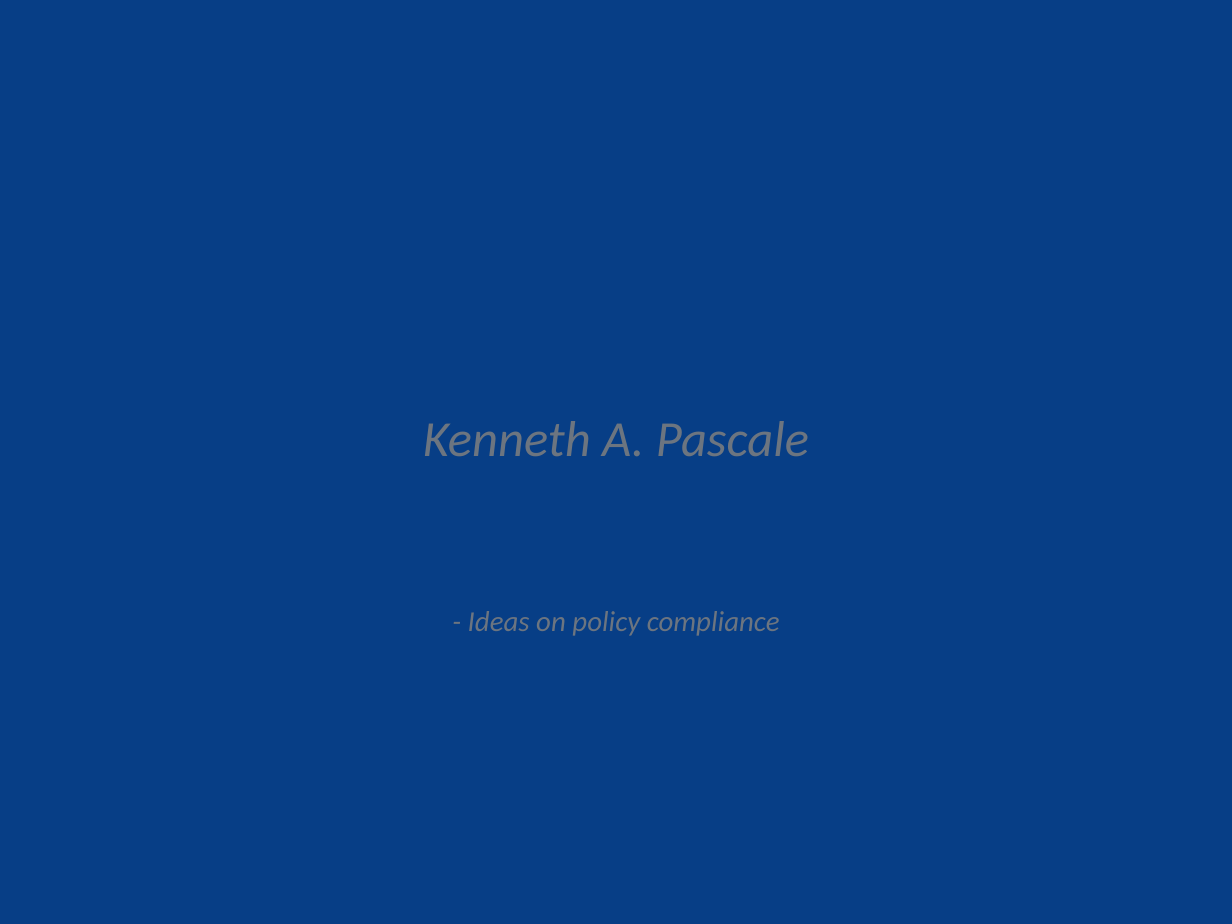
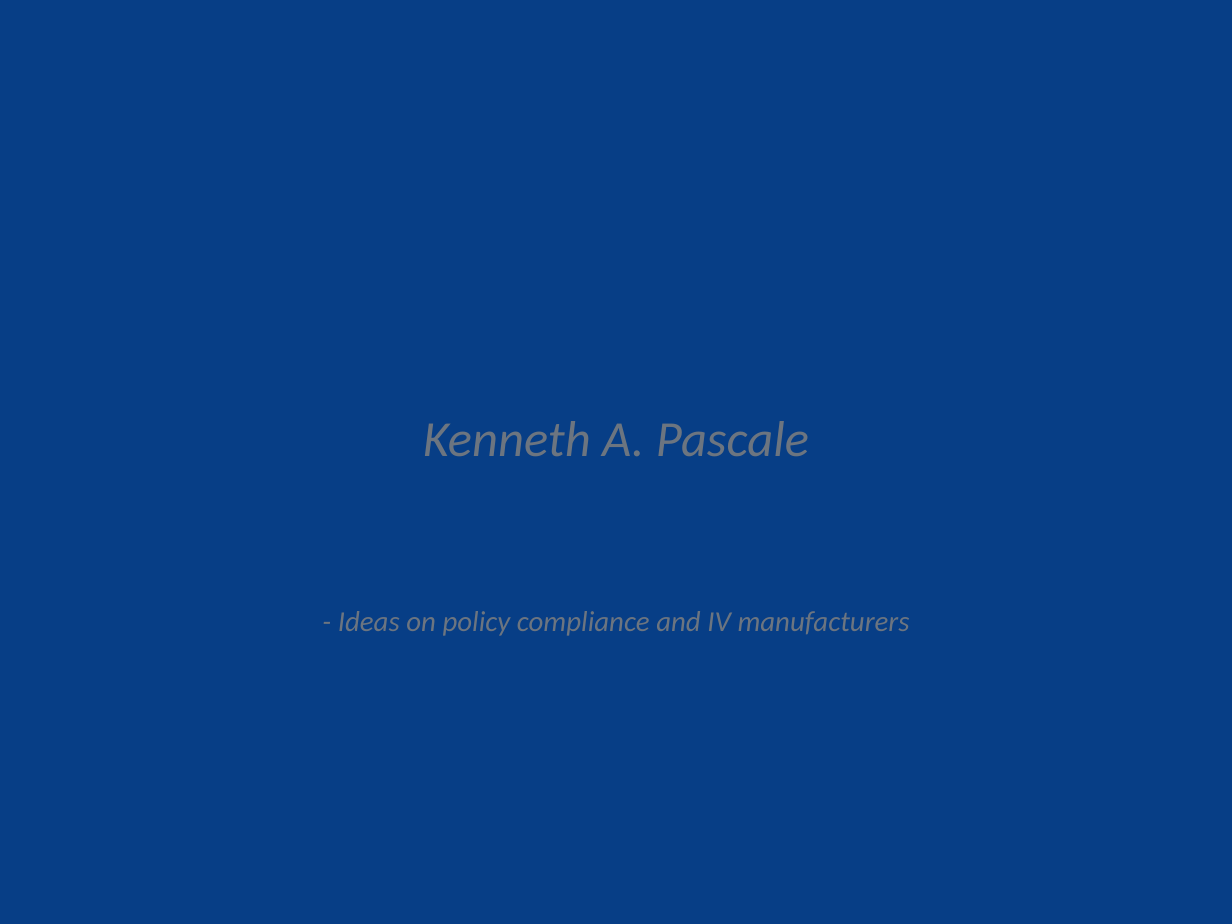
Before and after one commit to CurrentlyAWey/WiFiDripChamber, a slide deck: slide 9 of Public Relations/Smart Drip Chamber Presentation.pptx (slide 10 before the commit). Drawn at 1232x924 pixels with LibreOffice and Linux fonts; fonts in the diff are those of the drawing; background and template pictures are left out. Boxes give left, top, right and bottom in pixels: in the first picture for what was removed or moved away, otherwise in the second. Text is boxed around its words. In the diff, an @@ line names an element or a change of style, - is before the commit and + after.

Commit message:
Presentations

```diff
--- a/Public Relations/Smart Drip Chamber Presentation.pptx
+++ b/Public Relations/Smart Drip Chamber Presentation.pptx
@@ text at (338,611,910,636): text changed @@
-- Ideas on policy compliance
+- Ideas on policy compliance and IV manufacturers
```
Also in this commit, not shown: 4 other slides changed, 2 slides added.
